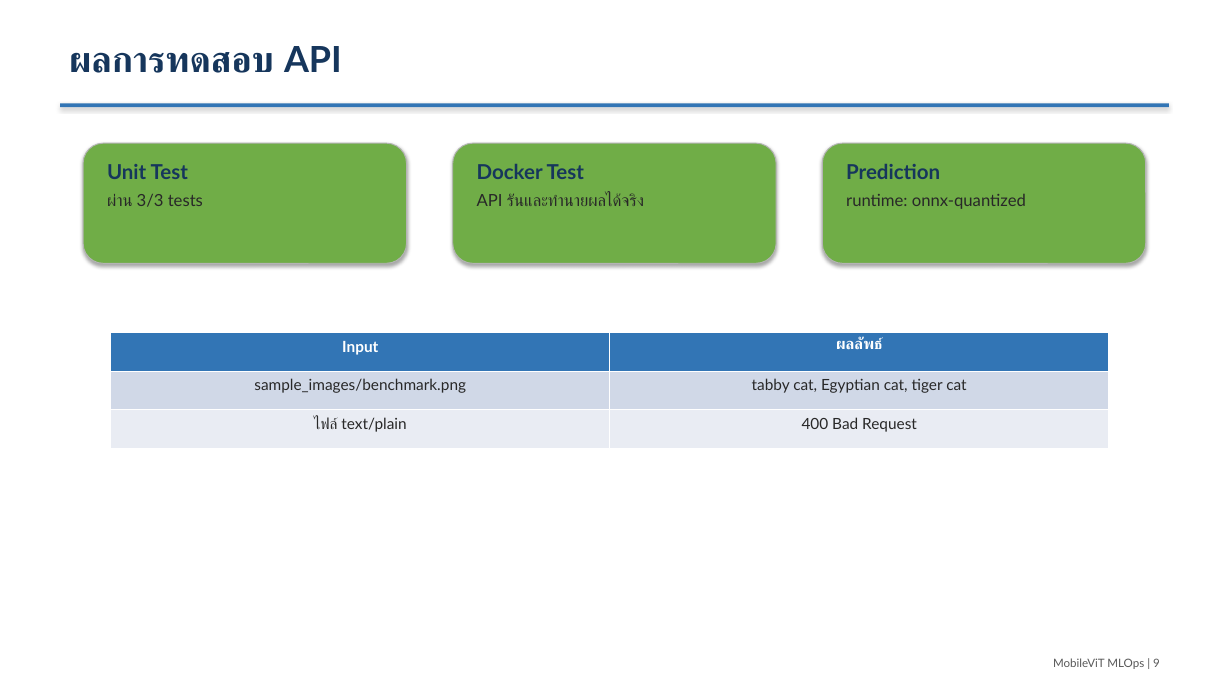
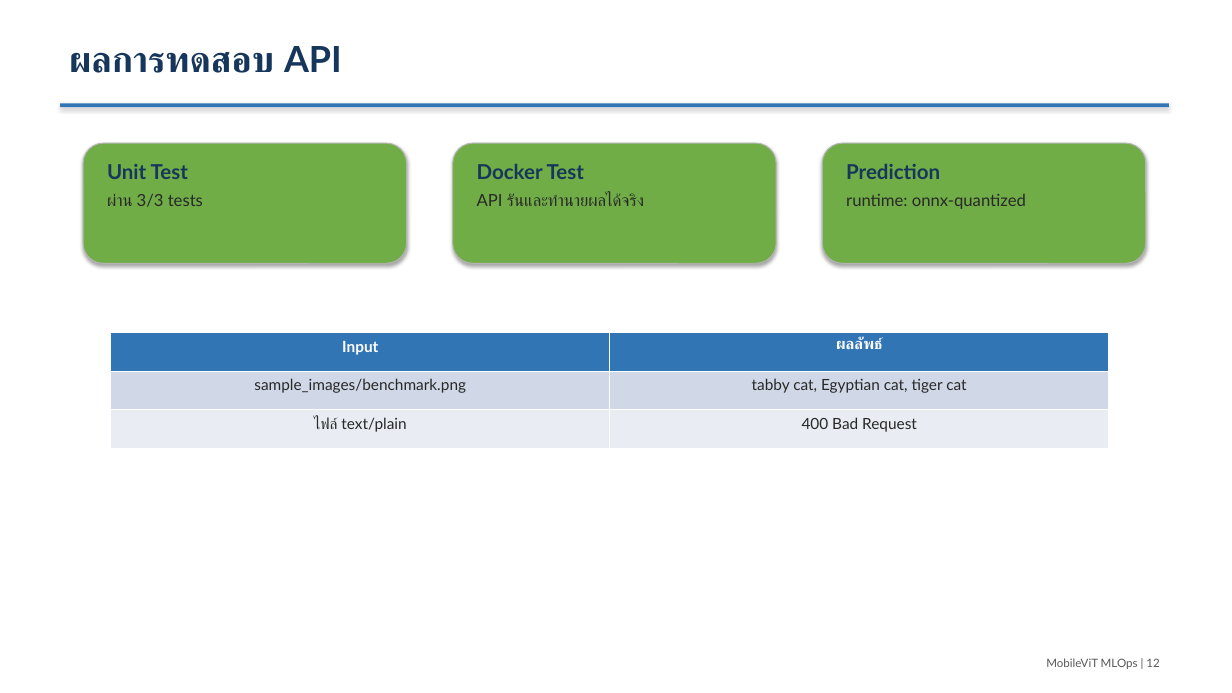
Before and after one commit to Tanasphon/AIE_MLOP_project, a slide deck: slide 12 of presentation/mobilevit_mlops_presentation.pptx (slide 9 before the commit). Drawn at 1232x693 pixels with LibreOffice and Linux fonts; fonts in the diff are those of the drawing. Boxes give left, top, right and bottom in pixels: in the first picture for what was removed or moved away, otherwise in the second. Text is boxed around its words. In the diff, an @@ line names an element or a change of style, - is before the commit and + after.

```diff
--- a/presentation/mobilevit_mlops_presentation.pptx
+++ b/presentation/mobilevit_mlops_presentation.pptx
@@ text at (1046,658,1159,669): text changed @@
-MobileViT MLOps | 9
+MobileViT MLOps | 12
```
Also in this commit, not shown: 6 other slides changed, 3 slides added, 1 other file.
